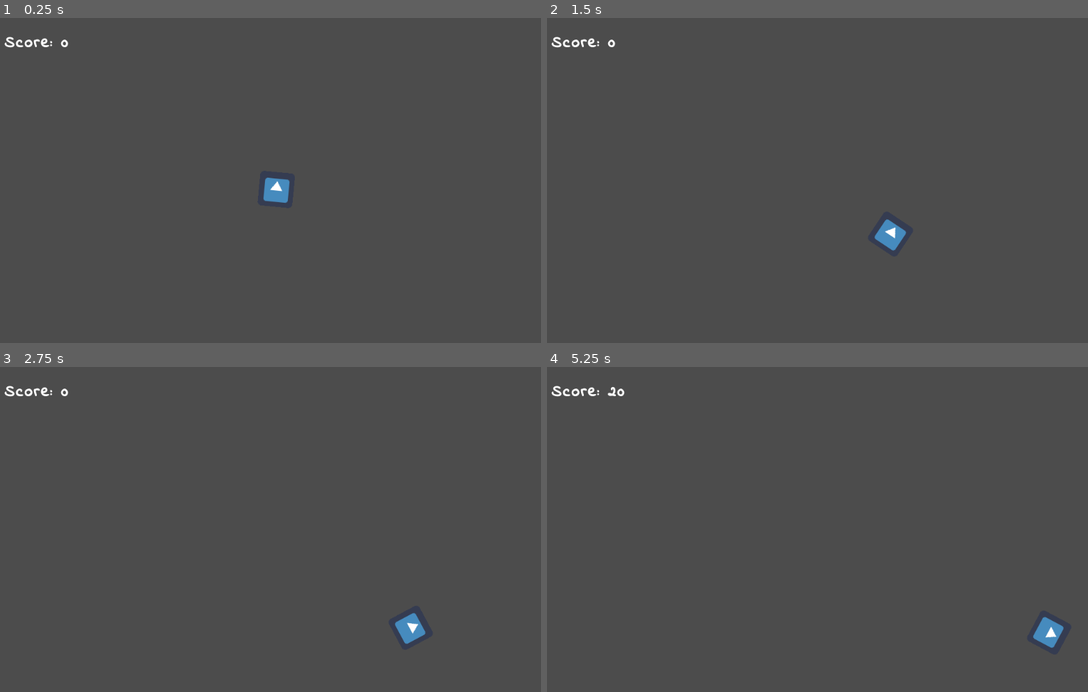
Above: before the commit, frames 1-4 (two rows, left to right).
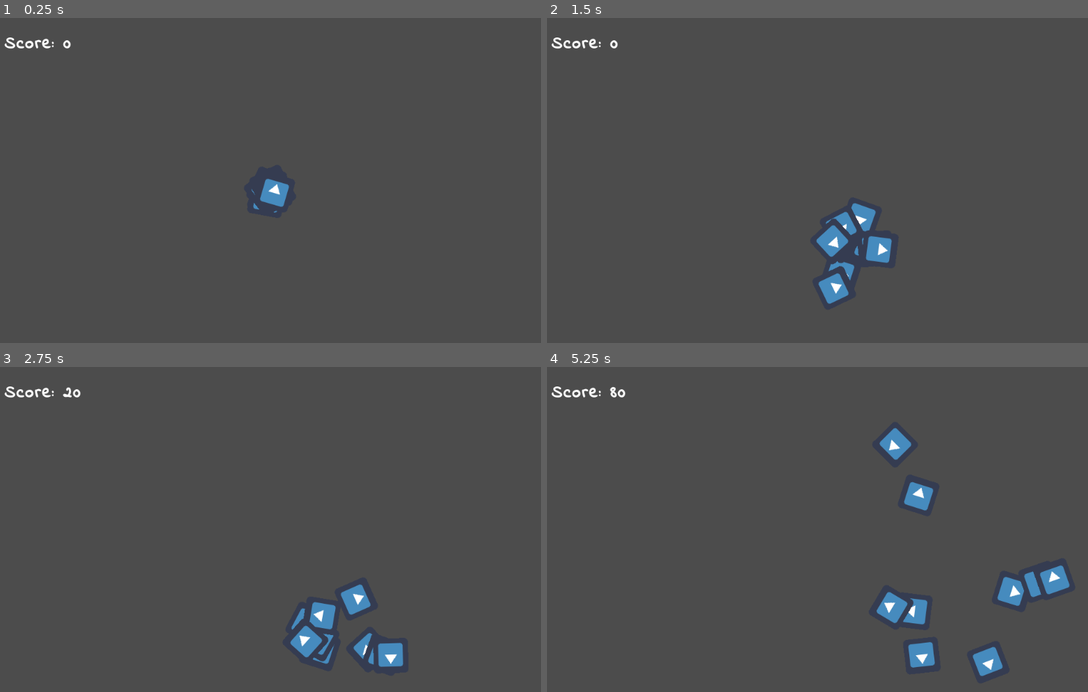
Above: after the commit, the same moments.

Repository: AlbertoPachecoDev/Marcador
Game: Godot game, scene res://Main.tscn
Two runs of this game, one before a commit and one after it. Both use one fixed random seed, a clock stepped at 60 frames per second and the inputs below. Before the commit the project starts from res://GodotSprite.tscn. The engine's default icon, where the game draws it, is replaced by a stand-in: a white triangle on a blue panel in a dark square.
Inputs:
- Up to frame 1 (0.25 s): no input
- Up to frame 2 (1.5 s): no input
- Up to frame 3 (2.75 s): no input
- Up to frame 4 (5.25 s): no input

The runs differ from the first frame. In frame 1, 0.4% of the frame differs, in the area x 0-54%, y 5-61%; in frame 2, 1.9%; in frame 3, 2.2%; in frame 4, 3.3%, in the area x 0-97%, y 5-96%.

Commit message:
Ver. 0.3 Sprite spin+sound. Score font.
Assets: bounce.wav, font.ttf
Score & sprite scripts improved: spin + sound
New Main scene: instancing sprites

Diff:
--- a/GodotSprite.tscn
+++ b/GodotSprite.tscn
@@ -1,11 +1,15 @@
-[gd_scene load_steps=3 format=2]
+[gd_scene load_steps=4 format=2]
 
-[ext_resource path="res://Jugador.gd" type="Script" id=1]
+[ext_resource path="res://godot.gd" type="Script" id=1]
 [ext_resource path="res://icon.png" type="Texture" id=2]
+[ext_resource path="res://bounce.wav" type="AudioStream" id=3]
 
 [node name="Sprite" type="Node2D"]
 
-[node name="Jugador" type="Sprite" parent="."]
+[node name="godot" type="Sprite" parent="."]
 position = Vector2( 515, 234 )
 texture = ExtResource( 2 )
 script = ExtResource( 1 )
+
+[node name="bounce" type="AudioStreamPlayer" parent="godot"]
+stream = ExtResource( 3 )
--- /dev/null
+++ b/Main.gd
@@ -0,0 +1,9 @@
+extends Node2D
+
+onready var sprite = preload("res://GodotSprite.tscn")
+
+
+func _ready():
+	for i in range(9):
+		var s = sprite.instance()
+		add_child(s)
--- /dev/null
+++ b/Main.tscn
@@ -0,0 +1,6 @@
+[gd_scene load_steps=2 format=2]
+
+[ext_resource path="res://Main.gd" type="Script" id=1]
+
+[node name="Node2D" type="Node2D"]
+script = ExtResource( 1 )
--- a/Score.tscn
+++ b/Score.tscn
@@ -9,8 +9,8 @@
 [node name="score_label" type="Label" parent="."]
 margin_left = 37.0
 margin_top = 25.0
-margin_right = 170.0
-margin_bottom = 67.0
+margin_right = 178.0
+margin_bottom = 70.0
 custom_fonts/font = ExtResource( 2 )
 text = "Score: "
 __meta__ = {
--- a/Jugador.gd
+++ b/godot.gd
@@ -1,22 +1,27 @@
 extends Sprite
 
-var vel = Vector2(99,66)
+var vel
+var spin
 onready var screensize = get_viewport_rect().size
 onready var width = texture.get_width() / 2.0
 
 func _ready():
+	vel = Vector2(rand_range(70,200),0).rotated(rand_range(0.4, PI/2))
+	spin = rand_range(-PI, PI)
 	set_position(screensize / 2)
 	set_process(true)
 
 func _process(delta):
-	set_rotation(get_rotation() + PI / 8 * delta)
+	set_rotation(get_rotation() + spin * delta)
 	var pos = get_position()
 	pos += vel * delta
 	if pos.x+width >= screensize.x or pos.x-width <= 0:
 		vel.x *= -1
 		Score.score += 10
+		if not $bounce.playing: $bounce.play()
 	if pos.y+width >= screensize.y or pos.y-width <= 0:
 		vel.y *= -1
 		Score.score += 10
+		if not $bounce.playing: $bounce.play()
 	set_position(pos)
 	Score.update()
--- a/project.godot
+++ b/project.godot
@@ -11,7 +11,7 @@
 [application]
 
 config/name="Marcador"
-run/main_scene="res://GodotSprite.tscn"
+run/main_scene="res://Main.tscn"
 config/icon="res://icon.png"
 
 [autoload]
--- a/score.tres
+++ b/score.tres
@@ -3,7 +3,7 @@
 [ext_resource path="res://IndieFlower-Regular.ttf" type="DynamicFontData" id=1]
 
 [resource]
-size = 28
+size = 30
 outline_size = 1
 extra_spacing_char = 3
 extra_spacing_space = 1
Not shown, added: bounce.wav
